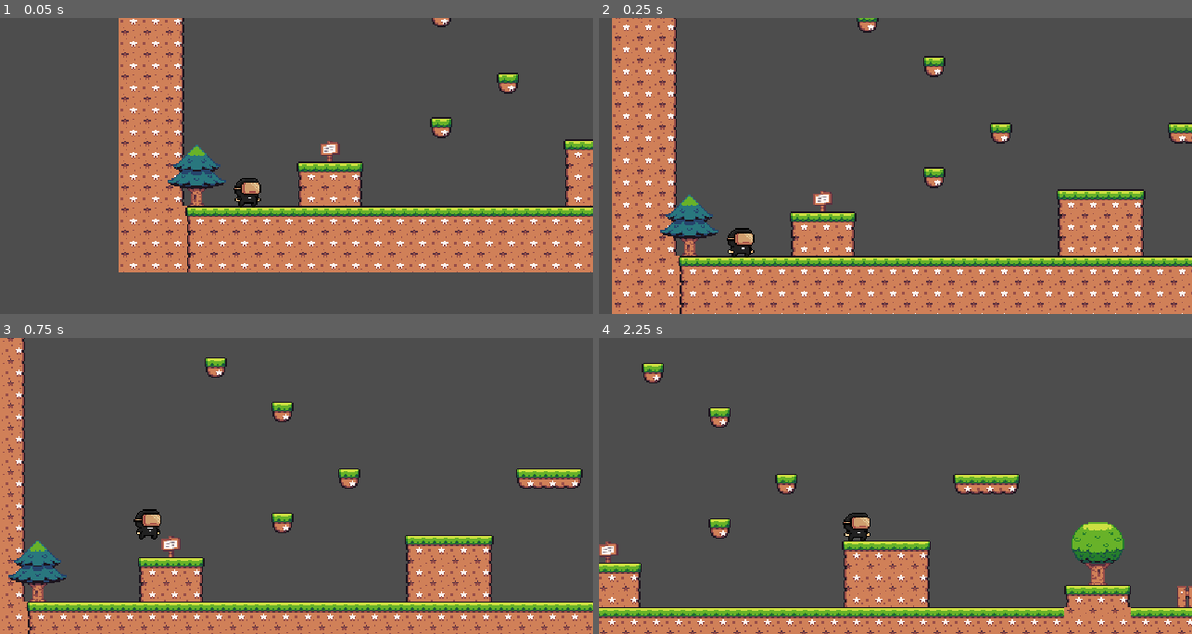
Above: before the commit, frames 1-4 (two rows, left to right).
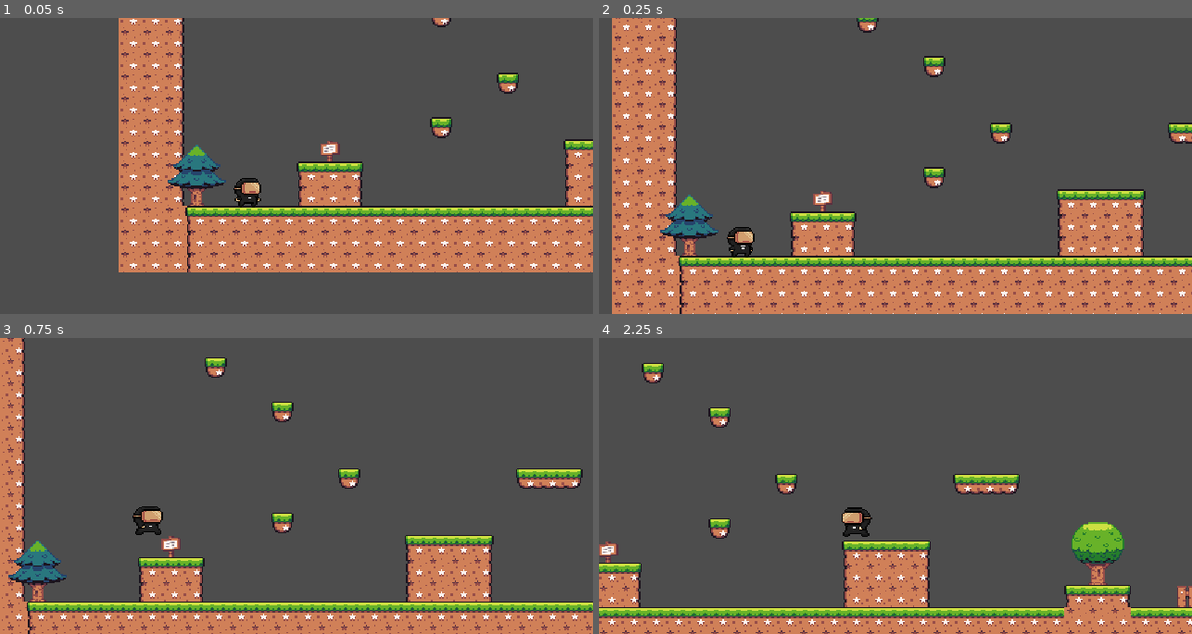
Above: after the commit, the same moments.

Repository: Pablo-Severino/Curso-de-Game
Game: Godot game, scene res://levels/world_01.tscn
The game is run twice, just before and just after one commit, with the same random seed, the same clock (stepped at 60 frames per second) and the same inputs.
Inputs:
- Up to frame 1 (0.05 s): no input
- Up to frame 2 (0.25 s): no input
- Up to frame 3 (0.75 s): hold Right (ui_right) from 0.53 s (still down); tap Up (ui_up) at 0.6 s
- Up to frame 4 (2.25 s): tap Up (ui_up) at 0.77, 1.07, 1.35, 1.52, 1.82, 2.1 s; release Right (ui_right) at 2.03 s; hold Left (ui_left) from 2.03 s (still down)

Frame 1 is identical in both runs. In frame 2, 0.2% of the frame differs, in the area x 21-27%, y 70-80%; in frame 3, 0.3%; in frame 4, 0.4%, in the area x 40-47%, y 57-69%.

Commit message:
Class 04✅

Diff:
--- a/actors/player.tscn
+++ b/actors/player.tscn
@@ -1,7 +1,13 @@
-[gd_scene load_steps=16 format=3 uid="uid://ngrhc3d5yt64"]
+[gd_scene load_steps=31 format=3 uid="uid://ngrhc3d5yt64"]
 
 [ext_resource type="Script" path="res://sripts/player.gd" id="1_pakhe"]
 [ext_resource type="Texture2D" uid="uid://bmo0yj451cjav" path="res://assets/Player/Idle (32x32).png" id="2_6p6vy"]
+[ext_resource type="Texture2D" uid="uid://baqym7f3s4xkn" path="res://assets/Player/Jump (32x32).png" id="3_haem2"]
+[ext_resource type="Texture2D" uid="uid://bdtgm2rdklsuk" path="res://assets/Player/Run (32x32).png" id="4_jjjlq"]
+
+[sub_resource type="CapsuleShape2D" id="CapsuleShape2D_qh1i4"]
+radius = 9.0
+height = 22.0
 
 [sub_resource type="AtlasTexture" id="AtlasTexture_2wnvv"]
 atlas = ExtResource("2_6p6vy")
@@ -46,6 +52,58 @@
 [sub_resource type="AtlasTexture" id="AtlasTexture_34b07"]
 atlas = ExtResource("2_6p6vy")
 region = Rect2(320, 0, 32, 32)
+
+[sub_resource type="AtlasTexture" id="AtlasTexture_bs56a"]
+atlas = ExtResource("3_haem2")
+region = Rect2(0, 0, 32, 32)
+
+[sub_resource type="AtlasTexture" id="AtlasTexture_aqf45"]
+atlas = ExtResource("4_jjjlq")
+region = Rect2(0, 0, 32, 32)
+
+[sub_resource type="AtlasTexture" id="AtlasTexture_n888e"]
+atlas = ExtResource("4_jjjlq")
+region = Rect2(32, 0, 32, 32)
+
+[sub_resource type="AtlasTexture" id="AtlasTexture_j5nfh"]
+atlas = ExtResource("4_jjjlq")
+region = Rect2(64, 0, 32, 32)
+
+[sub_resource type="AtlasTexture" id="AtlasTexture_1wehk"]
+atlas = ExtResource("4_jjjlq")
+region = Rect2(96, 0, 32, 32)
+
+[sub_resource type="AtlasTexture" id="AtlasTexture_2aisn"]
+atlas = ExtResource("4_jjjlq")
+region = Rect2(128, 0, 32, 32)
+
+[sub_resource type="AtlasTexture" id="AtlasTexture_f6lcg"]
+atlas = ExtResource("4_jjjlq")
+region = Rect2(160, 0, 32, 32)
+
+[sub_resource type="AtlasTexture" id="AtlasTexture_hfr4j"]
+atlas = ExtResource("4_jjjlq")
+region = Rect2(192, 0, 32, 32)
+
+[sub_resource type="AtlasTexture" id="AtlasTexture_e34ix"]
+atlas = ExtResource("4_jjjlq")
+region = Rect2(224, 0, 32, 32)
+
+[sub_resource type="AtlasTexture" id="AtlasTexture_dwqhj"]
+atlas = ExtResource("4_jjjlq")
+region = Rect2(256, 0, 32, 32)
+
+[sub_resource type="AtlasTexture" id="AtlasTexture_42841"]
+atlas = ExtResource("4_jjjlq")
+region = Rect2(288, 0, 32, 32)
+
+[sub_resource type="AtlasTexture" id="AtlasTexture_b0ov1"]
+atlas = ExtResource("4_jjjlq")
+region = Rect2(320, 0, 32, 32)
+
+[sub_resource type="AtlasTexture" id="AtlasTexture_lh6xy"]
+atlas = ExtResource("4_jjjlq")
+region = Rect2(352, 0, 32, 32)
 
 [sub_resource type="SpriteFrames" id="SpriteFrames_ihm3u"]
 animations = [{
@@ -85,31 +143,70 @@
 }],
 "loop": true,
 "name": &"idle",
-"speed": 5.0
+"speed": 13.0
+}, {
+"frames": [{
+"duration": 1.0,
+"texture": SubResource("AtlasTexture_bs56a")
+}],
+"loop": true,
+"name": &"jump",
+"speed": 15.0
+}, {
+"frames": [{
+"duration": 1.0,
+"texture": SubResource("AtlasTexture_aqf45")
+}, {
+"duration": 1.0,
+"texture": SubResource("AtlasTexture_n888e")
+}, {
+"duration": 1.0,
+"texture": SubResource("AtlasTexture_j5nfh")
+}, {
+"duration": 1.0,
+"texture": SubResource("AtlasTexture_1wehk")
+}, {
+"duration": 1.0,
+"texture": SubResource("AtlasTexture_2aisn")
+}, {
+"duration": 1.0,
+"texture": SubResource("AtlasTexture_f6lcg")
+}, {
+"duration": 1.0,
+"texture": SubResource("AtlasTexture_hfr4j")
+}, {
+"duration": 1.0,
+"texture": SubResource("AtlasTexture_e34ix")
+}, {
+"duration": 1.0,
+"texture": SubResource("AtlasTexture_dwqhj")
+}, {
+"duration": 1.0,
+"texture": SubResource("AtlasTexture_42841")
+}, {
+"duration": 1.0,
+"texture": SubResource("AtlasTexture_b0ov1")
+}, {
+"duration": 1.0,
+"texture": SubResource("AtlasTexture_lh6xy")
+}],
+"loop": true,
+"name": &"run",
+"speed": 8.0
 }]
-
-[sub_resource type="CapsuleShape2D" id="CapsuleShape2D_qh1i4"]
-radius = 9.0
-height = 22.0
 
 [node name="player" type="CharacterBody2D"]
 position = Vector2(0, -12)
 collision_mask = 2
 script = ExtResource("1_pakhe")
 
-[node name="anim" type="AnimatedSprite2D" parent="."]
-position = Vector2(-0.5, -2)
-scale = Vector2(0.90625, 0.875)
-sprite_frames = SubResource("SpriteFrames_ihm3u")
-animation = &"idle"
-autoplay = "idle"
-frame_progress = 0.143112
-
 [node name="collision" type="CollisionShape2D" parent="."]
+visible = false
 position = Vector2(0, -3.05176e-05)
 shape = SubResource("CapsuleShape2D_qh1i4")
 
 [node name="camera" type="Camera2D" parent="."]
+visible = false
 zoom = Vector2(1.5, 1.5)
 limit_left = 0
 limit_top = -70
@@ -118,3 +215,13 @@
 limit_smoothed = true
 position_smoothing_enabled = true
 editor_draw_limits = true
+
+[node name="anim" type="AnimatedSprite2D" parent="."]
+position = Vector2(-0.5, -2)
+scale = Vector2(0.90625, 0.875)
+sprite_frames = SubResource("SpriteFrames_ihm3u")
+animation = &"idle"
+autoplay = "idle"
+frame_progress = 0.226137
+
+[node name="animator" type="AnimationPlayer" parent="."]
--- a/icon.svg
+++ /dev/null
@@ -1 +0,0 @@
-<svg height="128" width="128" xmlns="http://www.w3.org/2000/svg"><rect x="2" y="2" width="124" height="124" rx="14" fill="#363d52" stroke="#212532" stroke-width="4"/><g transform="scale(.101) translate(122 122)"><g fill="#fff"><path d="M105 673v33q407 354 814 0v-33z"/><path fill="#478cbf" d="m105 673 152 14q12 1 15 14l4 67 132 10 8-61q2-11 15-15h162q13 4 15 15l8 61 132-10 4-67q3-13 15-14l152-14V427q30-39 56-81-35-59-83-108-43 20-82 47-40-37-88-64 7-51 8-102-59-28-123-42-26 43-46 89-49-7-98 0-20-46-46-89-64 14-123 42 1 51 8 102-48 27-88 64-39-27-82-47-48 49-83 108 26 42 56 81zm0 33v39c0 276 813 276 813 0v-39l-134 12-5 69q-2 10-14 13l-162 11q-12 0-16-11l-10-65H447l-10 65q-4 11-16 11l-162-11q-12-3-14-13l-5-69z"/><path d="M483 600c3 34 55 34 58 0v-86c-3-34-55-34-58 0z"/><circle cx="725" cy="526" r="90"/><circle cx="299" cy="526" r="90"/></g><g fill="#414042"><circle cx="307" cy="532" r="60"/><circle cx="717" cy="532" r="60"/></g></g></svg>
--- a/project.godot
+++ b/project.godot
@@ -13,7 +13,7 @@
 config/name="Curso-de-Game"
 run/main_scene="res://levels/world_01.tscn"
 config/features=PackedStringArray("4.1", "Forward Plus")
-config/icon="res://icon.svg"
+config/icon="res://icon.png"
 
 [display]
 
--- a/sripts/player.gd
+++ b/sripts/player.gd
@@ -6,7 +6,9 @@
 
 # Get the gravity from the project settings to be synced with RigidBody nodes.
 var gravity = ProjectSettings.get_setting("physics/2d/default_gravity")
+var is_jumping := false
 
+@onready var animation := $anim as AnimatedSprite2D
 
 func _physics_process(delta):
 	# Add the gravity.
@@ -16,13 +18,22 @@
 	# Handle Jump.
 	if Input.is_action_just_pressed("ui_up") and is_on_floor():
 		velocity.y = JUMP_FORCE
+		is_jumping = true
+	elif !is_on_floor():
+		is_jumping = false
 
 	# Get the input direction and handle the movement/deceleration.
 	# As good practice, you should replace UI actions with custom gameplay actions.
 	var direction = Input.get_axis("ui_left", "ui_right")
 	if direction:
 		velocity.x = direction * SPEED
+		animation.scale.x = direction
+		if !is_jumping: #if is_not jumping
+			animation.play("run")
+	elif is_jumping: #is_jumping == true
+		animation.play("jump")
 	else:
 		velocity.x = move_toward(velocity.x, 0, SPEED)
+		animation.play("idle")
 
 	move_and_slide()
Binary file added: icon.png
Not shown, changed: icon.png.import
Not shown, changed: README.md
